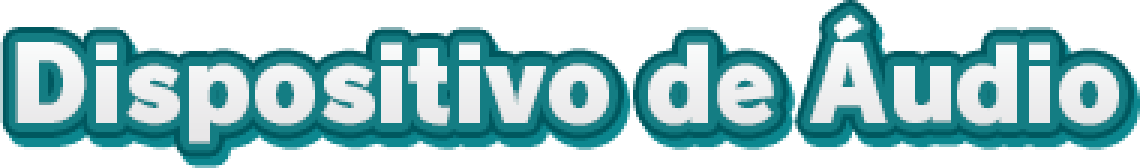
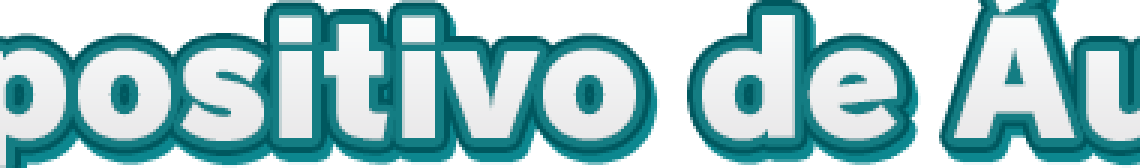
Revision of a layered (1140, 168) image; what changed, layer by layer:
hid "Dispositivo de Áudio copiar" over [left=15, top=12, right=1119, bottom=144]
added layer "Dispositivo de Áudio" (2nd of 2) above "Audio Device" over [left=0, top=0, right=1140, bottom=168]
